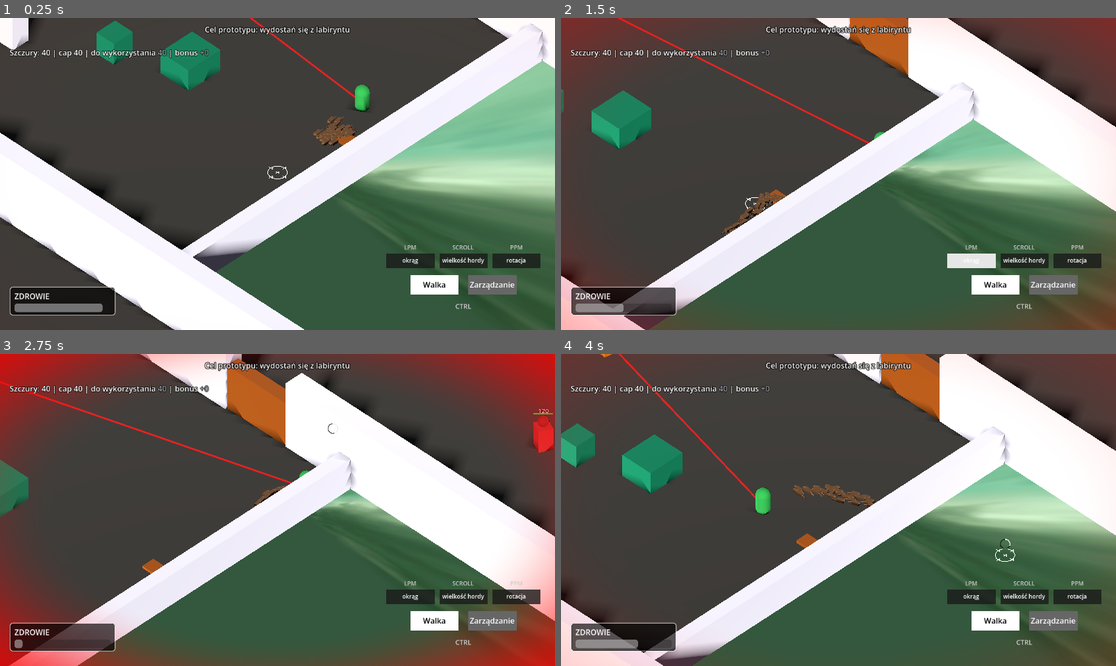
Above: before the commit, frames 1-4 (two rows, left to right).
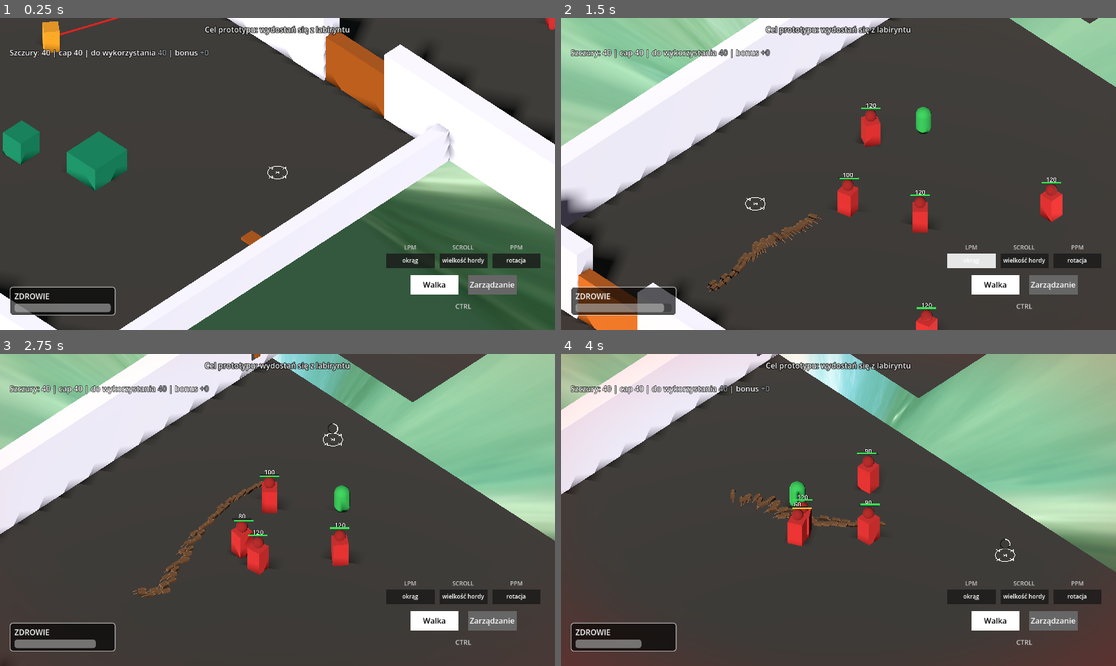
Above: after the commit, the same moments.

Repository: VirtuaIL/ZTGK-Prototyp
Game: Godot game, scene res://scenes/main.tscn
Same seed, same stepped clock (60 frames per second), same inputs: the game is played once before the commit and once after it.
Inputs (mouse positions are in pixels of both pictures, inside the frame that each line leads up to):
- Up to frame 1 (0.25 s): no input
- Up to frame 2 (1.5 s): tap Enter at 0.5 s; move the mouse to (960, 158) at 0.52 s; hold D (move_right) 0.53-1.25 s; hold Space (recall_rats) 0.53-1.25 s; click (960, 158) at 0.67 s; drag from (727, 189) to (810, 236) at 1.27 s
- Up to frame 3 (2.75 s): move the mouse to (333, 441) at 2.02 s; hold D (move_right) from 2.03 s (still down); hold Space (recall_rats) from 2.03 s (still down)
- Up to frame 4 (4 s): release D (move_right) at 2.75 s; release Space (recall_rats) at 2.75 s; drag from (810, 572) to (672, 463) at 2.77 s; move the mouse to (1005, 556) at 3.52 s; hold A (move_left) from 3.53 s (still down); hold Space (recall_rats) from 3.53 s (still down)

The runs differ from the first frame. In frame 1, 41% of the frame differs, in the area x 0-100%, y 0-100%; in frame 2, 73%; in frame 3, 75%; in frame 4, 62%.

Commit message:
fix: back to player rat respawn, adding damage to rat structure so the projectiles can destroy it

Diff:
--- a/scenes/main.tscn
+++ b/scenes/main.tscn
@@ -117,7 +117,7 @@
 size = 16.0
 
 [node name="Player" parent="." unique_id=1407634471 instance=ExtResource("2_player")]
-transform = Transform3D(1, 0, 0, 0, 1, 0, 0, 0, 1, -32.24587, -1.1444092e-05, -41.207825)
+transform = Transform3D(1, 0, 0, 0, 1, 0, 0, 0, 1, -39.244267, -1.1444092e-05, -69.62023)
 
 [node name="RatManager" type="Node3D" parent="." unique_id=169060230]
 script = ExtResource("4_rat_man")
@@ -211,7 +211,7 @@
 mesh = SubResource("CylinderMesh_RatSpawn")
 
 [node name="RatSpawn2" type="Marker3D" parent="RatSpawns" unique_id=2122705045 groups=["rat_spawn"]]
-transform = Transform3D(1, 0, 0, 0, 1, 0, 0, 0, 1, -31.053612, 0, -158.27126)
+transform = Transform3D(1, 0, 0, 0, 1, 0, 0, 0, 1, -47.458443, 0, -108.585144)
 
 [node name="MeshInstance3D2" type="MeshInstance3D" parent="RatSpawns/RatSpawn2" unique_id=1251400165]
 transform = Transform3D(1, 0, 0, 0, 1, 0, 0, 0, 1, 0, 0.75, 0)
--- a/scripts/boss_turret.gd
+++ b/scripts/boss_turret.gd
@@ -237,7 +237,7 @@
 	var ray_end = start_pos + dir * attack_range
 
 	var query := PhysicsRayQueryParameters3D.create(start_pos, ray_end)
-	query.collision_mask = 15 # Floor (1) + Player (2) + Movable (4) + Walls (8)
+	query.collision_mask = 15 | (1 << 8) # Floor (1) + Player (2) + Movable (4) + Walls (8) + RatStructures (9)
 	query.exclude = [self.get_rid()]
 
 	var hit := space_state.intersect_ray(query)
--- a/scripts/hitscan_turret.gd
+++ b/scripts/hitscan_turret.gd
@@ -93,7 +93,7 @@
 	var ray_end = start_pos + dir * attack_range
 
 	var query := PhysicsRayQueryParameters3D.create(start_pos, ray_end)
-	query.collision_mask = 15 # Floor (1) + Player (2) + Movable (4) + Walls (8)
+	query.collision_mask = 15 | (1 << 8) # Floor (1) + Player (2) + Movable (4) + Walls (8) + RatStructures (9)
 	# Exclude self if needed, but the laser originates from outside the collision shape usually
 	query.exclude = [self.get_rid()]
 
--- a/scripts/projectile.gd
+++ b/scripts/projectile.gd
@@ -11,7 +11,7 @@
 var _lifetime: float = 0.0
 
 func _ready() -> void:
-	collision_mask = 15 # Floor (1) + Player (2) + Movable (4) + Walls (8)
+	collision_mask = 15 | (1 << 8) # Floor (1) + Player (2) + Movable (4) + Walls (8) + RatStructures (9)
 	body_entered.connect(_on_body_entered)
 
 func _physics_process(delta: float) -> void:
--- a/scripts/rat_manager.gd
+++ b/scripts/rat_manager.gd
@@ -169,6 +169,8 @@
 var structure_integrity: float = structure_max_integrity
 @export var structure_decay_on_laser: float = 25.0 # integrity loss per second
 @export var structure_decay_on_projectile: float = 20.0 # integrity loss per hit
+@export var structure_lifetime: float = 12.0 # seconds before wall crumbles (0 = never)
+var _structure_timer: float = 0.0
 
 
 func _ready() -> void:
@@ -227,8 +229,7 @@
 func restore_to_min(require_empty: bool = false) -> void:
 	if require_empty and get_active_rat_count() > 0:
 		return
-	var spawn_center := _get_nearest_spawn_pos()
-	_restore_to_min_at_spawn(spawn_center)
+	_restore_to_min_near_player()
 
 
 func ensure_min_cap() -> void:
@@ -347,12 +348,16 @@
 
 
 func _check_empty_respawn() -> void:
-	# Respawn is handled only at rat_spawn points now.
-	return
-
-
-func _restore_to_min_at_spawn(spawn_center: Vector3) -> void:
+	var active := get_active_rat_count()
+	if active < min_cap and _min_respawn_cooldown <= 0.0:
+		_restore_to_min_near_player()
+		_min_respawn_cooldown = max(0.05, min_cap_respawn_cooldown)
+
+
+func _restore_to_min_near_player() -> void:
 	_clamp_caps()
+	if _player == null:
+		return
 	var target := min_cap
 	if target <= 0:
 		return
@@ -367,29 +372,17 @@
 			break
 		var angle := randf() * TAU
 		var radius := randf_range(spawn_radius_min, spawn_radius_max)
-		var pos := spawn_center + Vector3(cos(angle) * radius, 0.0, sin(angle) * radius)
+		var pos := _player.global_position + Vector3(cos(angle) * radius, 0.0, sin(angle) * radius)
 		r.force_respawn_at_position(pos)
 		needed -= 1
 
 	if needed > 0:
-		_spawn_rats_at_center(needed, spawn_center)
+		_spawn_rats_at_center(needed, _player.global_position)
 
 
 func _check_rat_spawn_bonus() -> void:
-	if _player == null:
-		return
-	if _min_respawn_cooldown > 0.0:
-		return
-	var spawns := get_tree().get_nodes_in_group("rat_spawn")
-	for s in spawns:
-		var n := s as Node3D
-		if n == null:
-			continue
-		if n.global_position.distance_to(_player.global_position) > rat_spawn_bonus_radius:
-			continue
-		_restore_to_min_at_spawn(n.global_position)
-		_min_respawn_cooldown = max(0.05, min_cap_respawn_cooldown)
-		break
+	# Rat spawns are currently disabled; respawn happens near the player.
+	return
 
 
 func _process(delta: float) -> void:
@@ -449,6 +442,12 @@
 	_update_carrier_rat_targets()
 	_update_free_rats_follow_player()
 	_process_hover()
+	if structure_lifetime > 0.0 and _has_static_rats():
+		_structure_timer += delta
+		if _structure_timer >= structure_lifetime:
+			recall_all_rats()
+			structure_integrity = structure_max_integrity
+			_structure_timer = 0.0
 
 	# ── Neighbor throttle ──
 	_neighbor_tick += 1
@@ -780,6 +779,7 @@
 				rat.activate_physics()
 		_form_unified_mesh()
 		structure_integrity = structure_max_integrity
+		_structure_timer = 0.0
 		_build_in_progress = false
 
 
@@ -1217,6 +1217,7 @@
 	for rat in rats:
 		rat.is_following_player = true
 		rat.is_carrier = false
+	_structure_timer = 0.0
 
 	# Respawn only at rat_spawn now.
 
Not shown: 1 places in scenes/main.tscn that only renumber resources
